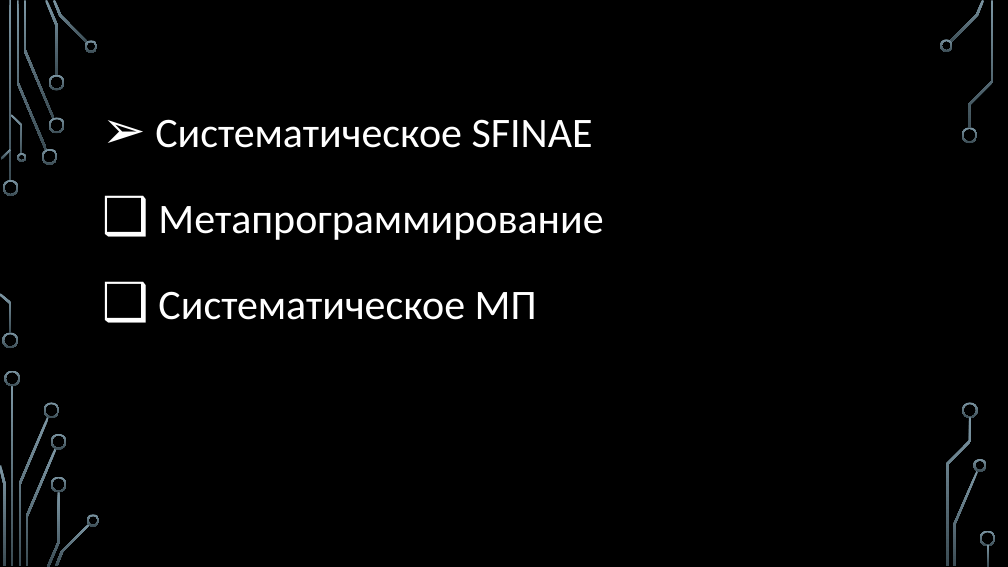
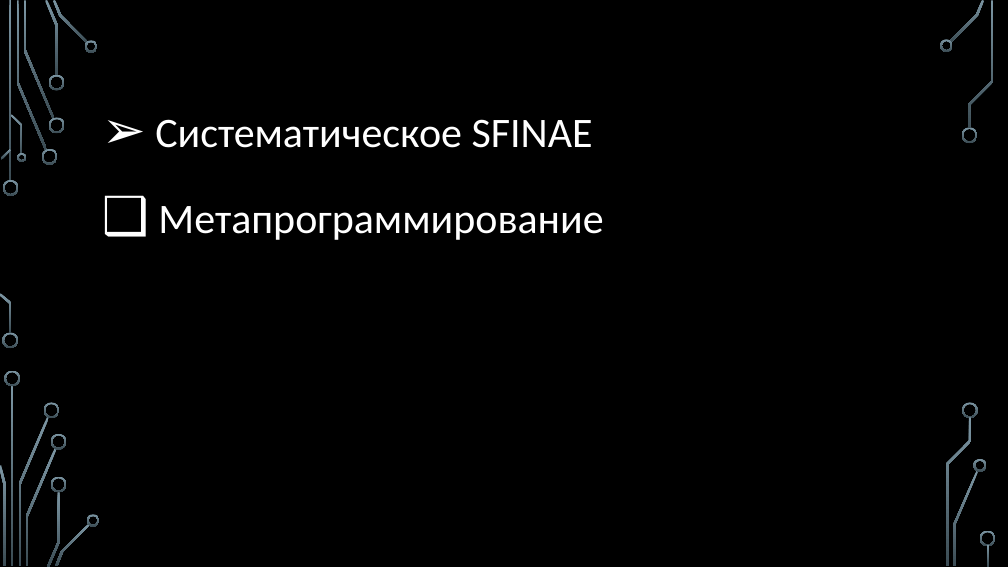
Before and after one commit to MIPT-ILab/cpp-lects-rus, a slide deck: slide 2 of slides/lec2-9-meta.pptx. Drawn at 1008x567 pixels with LibreOffice and Linux fonts; fonts in the diff are those of the drawing; background and template pictures are left out. Boxes give left, top, right and bottom in pixels: in the first picture for what was removed or moved away, otherwise in the second. Text is boxed around its words. In the diff, an @@ line names an element or a change of style, - is before the commit and + after.

```diff
--- a/slides/lec2-9-meta.pptx
+++ b/slides/lec2-9-meta.pptx
@@ text at (x1=158, y1=291, x2=537, y2=320): paragraph removed @@
-❑ Систематическое МП
```
Also in this commit, not shown: 6 other slides changed, 8 slides added, 11 other files.
